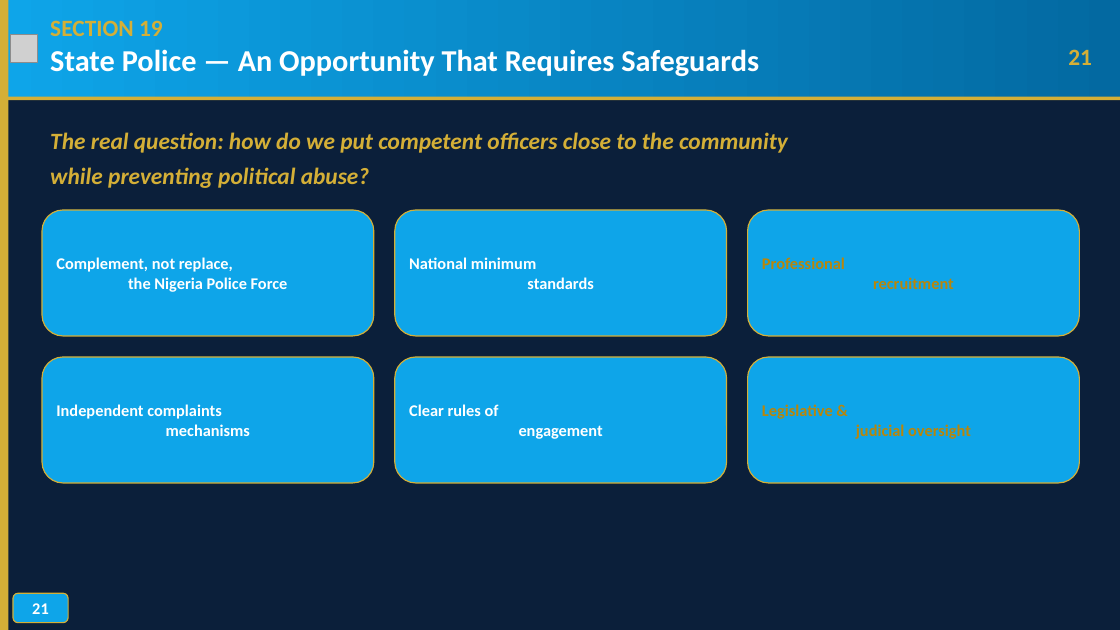
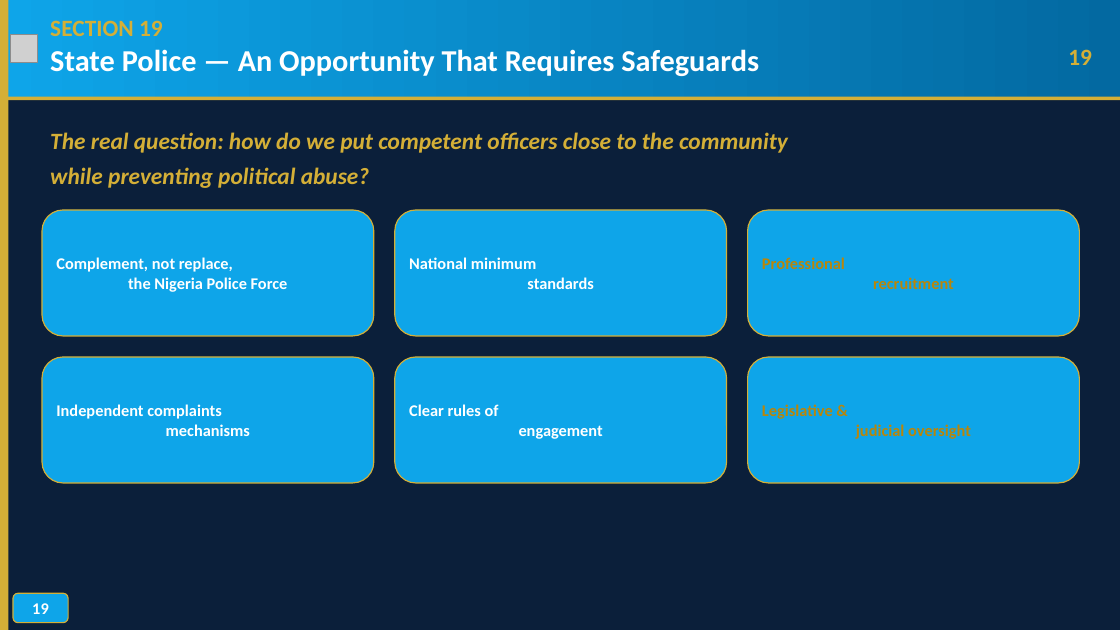
Before and after one commit to TOMDEGGS/BETONIQ-WEST-, a slide deck: slide 19 of avm_morgan_docs/AVM_MORGAN_SECURITY_KEYNOTE_ADDRESS_V4_MOD_AUG31.pptx (slide 21 before the commit). Drawn at 1120x630 pixels with LibreOffice and Linux fonts; fonts in the diff are those of the drawing; grey boxes stand for pictures; background and template pictures are left out. Boxes give left, top, right and bottom in pixels: in the first picture for what was removed or moved away, otherwise in the second. Text is boxed around its words. In the diff, an @@ line names an element or a change of style, - is before the commit and + after.

```diff
--- a/avm_morgan_docs/AVM_MORGAN_SECURITY_KEYNOTE_ADDRESS_V4_MOD_AUG31.pptx
+++ b/avm_morgan_docs/AVM_MORGAN_SECURITY_KEYNOTE_ADDRESS_V4_MOD_AUG31.pptx
@@ text at (1068, 49, 1092, 65): text changed @@
-21
+19
@@ text in rounded rectangle at (32, 603, 49, 614): text changed @@
-21
+19
```
Also in this commit, not shown: 26 other slides changed, 2 slides removed.
